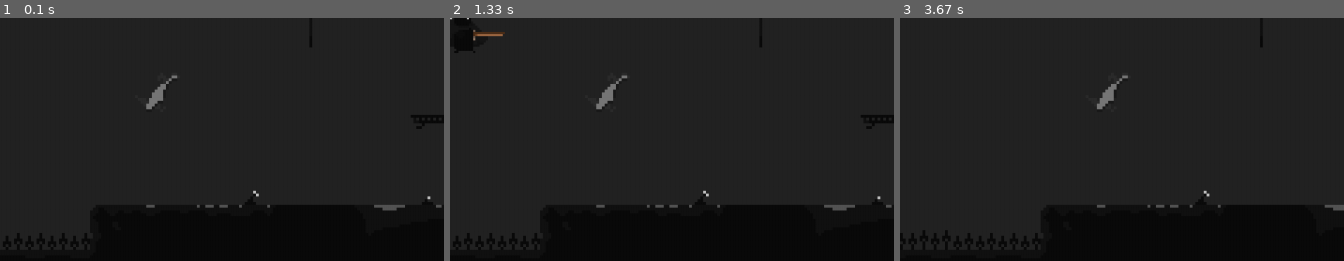
Above: before the commit, frames 1-3 (left to right).
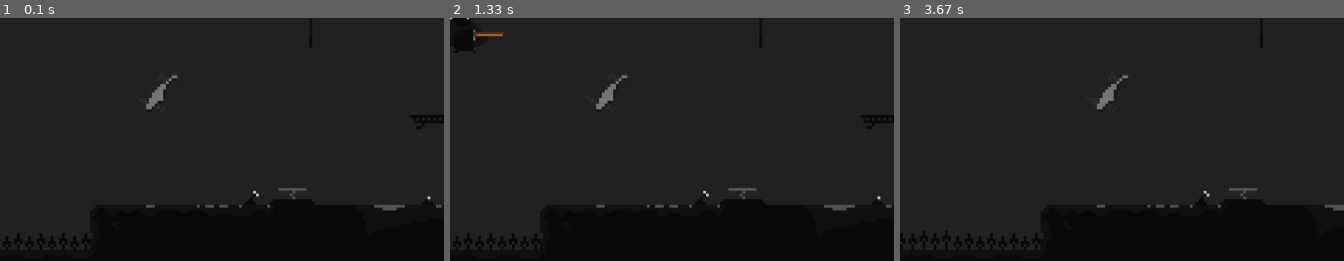
Above: after the commit, the same moments.

Repository: James-Cocker/Pygame-Platformer
Game: pygame game, started from Python_Platformer.py
Same seed, same stepped clock (60 frames per second), same inputs: the game is played once before the commit and once after it.
Inputs:
- Up to frame 1 (0.1 s): no input
- Up to frame 2 (1.33 s): hold Right 0.33-0.8 s; hold Right 0.83-1.3 s; tap Space at 0.9, 1.2 s
- Up to frame 3 (3.67 s): hold Left 1.33-1.87 s; tap Space at 1.4, 1.7, 2.8, 3.1, 3.47 s; hold Right 2.73-3.37 s; hold Left from 3.4 s (still down)
The pictures show only the part of the screen within x 44-94%, y 23-73%; the shares and areas given below are measured in that part.

The runs differ from the first frame. In frame 1, 0.1% of the frame differs, in the area x 62-70%, y 69-75%; in frame 2, 0.1%; in frame 3, 0.1%, in the area x 74-81%, y 69-75%.

Commit message:
Moved Enemies to 'Blocks_And_Objects'

Diff:
--- a/Blocks_And_Objects.py
+++ b/Blocks_And_Objects.py
@@ -1,7 +1,7 @@
 import pygame
 from Support import ImportFolder
 
-
+# The parent class for each class in this file
 class Tile(pygame.sprite.Sprite):           # Used to create a template for each tile, inherit from the parent class 'Sprite'
     def __init__(self,pos,size,TileSize,type):       # position, tile size
         super().__init__()                  # Run the initialisation routine of pygame's parent class
@@ -28,19 +28,17 @@
     def update(self,XShift):
         self.rect.x += XShift
 
-
+# Parent class for 'enemy' and the other objects such as 'respawn point'
 class AnimatedObject(Tile):
     def __init__(self,pos,size,TileSize,AnimSpeed,type,Animations,FullPath):        # position, tile size
         super().__init__(pos,size,TileSize,type)                  # Run the initialisation routine of pygame's parent class
 
         self.Animations = Animations            # Set arrays for each animation state
         self.ImportAssets(FullPath)
-        self.ID = 0                         # Where ID is the number of the respawn point
         self.Status = 'Idle'
         self.PreviousStatus = 'Idle'
         self.FrameIndex = 0
         self.AnimationSpeed = AnimSpeed
-        self.Saving = False
         self.image = self.Animations['Idle'][self.FrameIndex]                # Fill the surface with the animation frame 'idle'
         self.rect = self.image.get_rect(midbottom = self.rect.midbottom)                # Give the rectangle for the surface the same dimensions as the image
 
@@ -57,6 +55,77 @@
         self.Animate()          # Each class has unique animation routines, hence no need to define it and for it to be overriden in each instance of the class
 
 
+# --- Enemies ---
+
+# Parent Class for each enemy
+class Enemy(AnimatedObject):
+    def __init__(self, Animations, AnimationsPath, Speed, SpawnPoint, Size, TileSize):
+        AnimSpeed = 0.15
+        type = 'Damaging'
+        super().__init__(SpawnPoint, Size, TileSize, AnimSpeed, type, Animations, AnimationsPath)
+        # Enemy's Attributes
+        self.Speed = Speed
+        self.Gravity = 10
+        self.FacingRight = True
+
+
+    def Death(self):
+        self.kill()
+
+    def Animate(self):
+        # Reset frame index when switching animation statuses
+        if self.Status != self.PreviousStatus:
+            self.PreviousStatus = self.Status
+            self.FrameIndex = 0
+
+        Animation = self.Animations[self.Status]
+        self.Animation = Animation
+
+        # Loop over frame index
+        self.FrameIndex += self.AnimationSpeed
+        if self.FrameIndex >= len(Animation):
+            self.FrameIndex = 0
+
+        # Set enemy's image and rect
+        AnimFrame = Animation[int(self.FrameIndex)]
+        if self.FacingRight:
+            self.image = AnimFrame
+        else:
+            self.image = pygame.transform.flip(AnimFrame, True, False)          # We want to flip in the x axis, but not the y axis
+
+
+# First type of enemy
+class BlindingSpider(Enemy):
+    def __init__(self, SpawnPoint, TileSize):
+        Speed = 3
+        Size = (36,32)
+        Animations = {'Attack':[], 'Idle':[]}
+        AnimationsPath = 'SpriteSheets/Enemies/Blinding Spider/'
+        super().__init__(Animations, AnimationsPath, Speed, SpawnPoint, Size, TileSize)
+
+# Second type of enemy
+class FlowerEnemy(Enemy):
+    def __init__(self, SpawnPoint, TileSize):
+        Speed = 0.7
+        Size =()####################
+        Animations = {'Attack':[], 'Idle':[]}
+        AnimationsPath = 'SpriteSheets/Enemies/Flower Enemy/'
+        super().__init__(Animations, AnimationsPath, Speed, SpawnPoint, Size, TileSize)
+
+# Third type of enemy
+class WheelBot(Enemy):
+    def __init__(self, SpawnPoint, TileSize):
+        Speed = 0.7
+        Size = ()###################
+        Animations = {'Attack':[], 'Idle':[]}
+        AnimationsPath = 'SpriteSheets/Enemies/Wheel Bot/'
+        super().__init__(Animations, AnimationsPath, Speed, SpawnPoint, Size, TileSize)
+
+
+
+# --- General Animated Objects ---
+
+# Portal
 class Portal(AnimatedObject):
     def __init__(self, pos, size, TileSize, type):
         Animations = {'Idle':[], 'Warp':[]}
@@ -77,13 +146,16 @@
         self.image = Animation[int(self.FrameIndex)]
         self.rect = self.image.get_rect(midbottom = self.rect.midbottom)
 
-
+# Respawn point
 class RespawnPoint(AnimatedObject):
     def __init__(self, pos, size, TileSize, type):
         Animations = {'Idle':[], 'Saving':[], 'Startup':[]}
         Path = 'SpriteSheets/AnimatedObjects/Save/'
         AnimSpeed = 0.15
         super().__init__(pos, size, TileSize, AnimSpeed, type, Animations, Path)     # Run the initialisation routine of Animated object (and hence tile)
+        # Set attributes of respawn point
+        self.ID = 0                         # Where ID is the number of the respawn point
+        self.Saving = False
 
     def Animate(self):
         # If we have swapped to a new status, set animation speed (back) to default and frame index to 0
@@ -105,7 +177,7 @@
         self.image = Animation[int(self.FrameIndex)]
         self.rect = self.image.get_rect(midbottom = self.rect.midbottom)
 
-
+# Spring
 class Spring(AnimatedObject):
     def __init__(self, pos, size, TileSize, type):
         Animations = {'Idle':[], 'Bounce':[]}
@@ -129,7 +201,7 @@
             self.Animation = self.Animations[self.Status]
             self.image = self.Animation[self.FrameIndex]
 
-
+# Golden Gear
 class GoldenGear(AnimatedObject):
     def __init__(self, pos, size, TileSize, type):
         Animations = {'Idle':[]}
--- a/Enemies.py
+++ /dev/null
@@ -1,94 +0,0 @@
-import pygame
-from Support import ImportFolder
-
-class Enemy(pygame.sprite.Sprite):
-    def __init__(self, Animations, AnimationsPath, Speed, SpawnPoint):
-        super().__init__()
-        # Import assets
-        self.ImportAssets(Animations, AnimationsPath)
-        # Enemy's Attributes
-        self.Speed = Speed
-        self.Gravity = 10
-        # Emeny Animation attributes
-        self.FrameIndex = 0
-        self.AnimationSpeed = 0.15
-        self.FacingRight = True
-        self.Status = 'Walk'
-        self.PreviousStatus = 'Walk'
-        # Enemy's image and rect
-        self.image = self.Animations['Walk'][self.FrameIndex]                # Fill the player surface with the animation frame 'Walk'
-        self.rect = self.image.get_rect(topleft = SpawnPoint)     # Give the rectangle for the surface the same dimensions as the image
-
-    def ImportAssets(self, Animations, AnimationsPath):
-        # Loop through all animations and import it into the array
-        self.Animations = Animations
-
-        for Animation in self.Animations.keys():
-            FullPath = AnimationsPath + Animation
-            self.Animations[Animation] = ImportFolder(FullPath)
-
-    # Will reset enemies upon player death
-    def ResetLevel(self, XOffset):
-        self.rect.x -= XOffset
-
-    def Death(self):
-        self.kill()
-
-    def Animate(self):
-        # Reset frame index when switching animation statuses
-        if self.Status != self.PreviousStatus:
-            self.PreviousStatus = self.Status
-            self.FrameIndex = 0
-
-        Animation = self.Animations[self.Status]
-        self.Animation = Animation
-
-        # Loop over frame index
-        self.FrameIndex += self.AnimationSpeed
-        if self.FrameIndex >= len(Animation):
-            self.FrameIndex = 0
-
-        # Set enemy's image and rect
-        AnimFrame = Animation[int(self.FrameIndex)]
-        if self.FacingRight:
-            self.image = AnimFrame
-        else:
-            self.image = pygame.transform.flip(AnimFrame, True, False)    # We want to flip in the x axis, but not the y axis
-
-        self.rect = self.image.get_rect(midbottom = self.rect.midbottom)
-
-    def update(self, XShift):
-        # Update the enemy by moving it along with the world and animating it
-        self.rect.x += XShift
-
-        self.Animate()
-
-# First type of enemy
-class BlindingSpider(Enemy):
-    def __init__(self, SpawnPoint):
-        Speed = 3
-        Animations = {'Attack':[], 'Walk':[]}
-        AnimationsPath = 'SpriteSheets/Enemies/Blinding Spider/'
-        super().__init__(Animations, AnimationsPath, Speed, SpawnPoint)
-
-# Second type of enemy
-class FlowerEnemy(Enemy):
-    def __init__(self):
-        Speed = 0.7
-        Animations = {'Attack':[], 'Walk':[]}
-        AnimationsPath = 'SpriteSheets/Enemies/Flower Enemy/'
-        super().__init__(Animations, AnimationsPath, Speed)
-
-    def GetStatus(self):
-        ()
-
-# Third type of enemy
-class WheelBot(Enemy):
-    def __init__(self):
-        Speed = 0.7
-        Animations = {'Attack':[], 'Walk':[]}
-        AnimationsPath = 'SpriteSheets/Enemies/Wheel Bot/'
-        super().__init__(Animations, AnimationsPath, Speed)
-
-    def GetStatus(self):
-        print()
--- a/Levels.py
+++ b/Levels.py
@@ -1,7 +1,6 @@
 import pygame, time
 from Blocks_And_Objects import *
 from player import Player
-from Enemies import *
 from Menu import *
 from background import Background
 
@@ -111,7 +110,7 @@
                     self.tiles.add(tile)
                     self.AnimatedObjects.add(tile)
                 elif CurrentValue == BlindingSpiderEnemy:
-                    enemy = BlindingSpider((x,y))
+                    enemy = BlindingSpider((x,y), TileSize)
                     self.enemies.add(enemy)
                 elif CurrentValue == goldengear:
                     tile = GoldenGear((x,y), (48,48), TileSize, 'GoldenGear')
@@ -192,8 +191,12 @@
                 # Enemy x collision
                 for Enemy in self.enemies:
                     if sprite.rect.colliderect(Enemy.rect):
-                        Enemy.rect.right = sprite.rect.left
+                        if Enemy.FacingRight:
+                            Enemy.rect.right = sprite.rect.left
+                        else:
+                            Enemy.rect.left = sprite.rect.right
                         Enemy.FacingRight = not Enemy.FacingRight           # Use not operator to invert boolean
+
 
         # Resetting 'on left' and 'on right' attributes when player stops or moves in opposite direction
         if player.OnLeft and (player.rect.left < self.CurrentX or player.Direction.x >= 0):
@@ -274,7 +277,7 @@
                 if sprite.rect.colliderect(Enemy.rect):
                     if sprite.type == 'Damaging':
                         Enemy.Death()
-                    elif sprite.type ==  'Normal':
+                    elif sprite.type == 'Normal':
                         Enemy.rect.bottom = sprite.rect.top
 
 
@@ -306,11 +309,14 @@
             background.ResetLevel(self.DistanceMovedX)
             for tile in self.tiles:
                 tile.ResetLevel(self.DistanceMovedX)
-            self.DistanceMovedX = 0
 
             # Reset enemies
             for Enemy in self.enemies:
+                print("Move enemy by", self.DistanceMovedX)
                 Enemy.ResetLevel(self.DistanceMovedX)
+
+            # Reset distance moved by player (when hitting the barrier)
+            self.DistanceMovedX = 0
 
             # Reset Player if they havent hit a respawn point
             if self.RespawnReached == 0:
--- a/Levels/Level 0/Level 0.csv
+++ b/Levels/Level 0/Level 0.csv
@@ -3,8 +3,8 @@
 142,-1,-1,-1,-1,-1,-1,-1,-1,-1,-1,-1,-1,-1,-1,-1,-1,-1,-1,-1,-1,-1,-1,-1,-1,-1,-1,-1,-1,-1,142,142,-1,-1,-1,-1,-1,-1,-1,-1,142,142,142,142,-1,-1,-1,-1,-1,-1,-1,305,-1,-1,-1,-1,-1,-1,-1,-1,142,-1,-1,-1,-1,-1,-1,-1,-1,-1,-1,-1,142,142,-1,-1,-1,-1,-1,-1,-1,-1,-1,-1,-1,-1,-1,-1,-1,142
 142,-1,-1,-1,-1,-1,-1,-1,-1,-1,-1,-1,-1,-1,-1,-1,-1,-1,-1,-1,-1,-1,-1,-1,-1,-1,-1,-1,-1,-1,-1,-1,-1,-1,-1,-1,-1,-1,-1,-1,-1,-1,-1,-1,-1,-1,-1,-1,142,142,142,142,142,142,142,-1,-1,-1,-1,-1,142,-1,-1,-1,-1,-1,-1,-1,-1,-1,-1,142,142,-1,-1,-1,-1,-1,-1,-1,-1,-1,-1,-1,-1,-1,-1,-1,-1,142
 142,-1,-1,-1,-1,-1,-1,-1,-1,-1,-1,-1,-1,-1,-1,-1,-1,-1,-1,-1,-1,-1,-1,142,142,142,142,-1,-1,-1,-1,-1,-1,-1,-1,-1,-1,-1,-1,-1,-1,-1,-1,-1,-1,73,60,72,142,-1,-1,-1,-1,-1,142,-1,-1,-1,-1,-1,142,-1,-1,-1,-1,142,142,142,142,142,142,142,-1,-1,-1,-1,-1,270,270,-1,-1,-1,-1,294,295,-1,-1,-1,-1,142
-142,-1,285,-1,-1,-1,-1,-1,-1,-1,-1,-1,-1,-1,-1,-1,-1,-1,73,59,60,72,-1,142,-1,-1,142,142,142,142,142,142,142,142,270,271,271,270,270,142,142,-1,-1,290,-1,-1,-1,-1,142,-1,-1,-1,-1,-1,142,270,27 …(112 unchanged characters)…
-142,-1,-1,-1,-1,-1,281,-1,-1,-1,-1,-1,-1,-1,-1,-1,-1,-1,-1,-1,-1,-1,-1,142,-1,-1,-1,-1,-1,-1,-1,-1,-1,-1,-1,-1,-1,-1,-1,-1,142,142,142,142,142,142,142,142,142,-1,-1,-1,-1,-1,142,142,142,142,-1,142,142,142,142,142,142,-1,-1,-1,-1,-1,-1,-1,-1,-1,-1,281,-1,142,142,-1,-1,-1,-1,322,323,-1,-1,-1,-1,142
+142,-1,285,-1,-1,-1,-1,-1,-1,-1,-1,-1,-1,-1,-1,-1,-1,-1,73,59,60,72,-1,142,-1,-1,142,142,142,142,142,142,142,142,270,271,271,270,270,142,142,-1,-1,290,281,-1,-1,-1,142,-1,-1,-1,-1,-1,142,270,27 …(112 unchanged characters)…
+142,-1,-1,-1,-1,-1,281,-1,-1,-1,-1,-1,-1,-1,-1,281,-1,-1,-1,-1,-1,-1,-1,142,-1,-1,-1,-1,-1,-1,-1,-1,-1,-1,-1,-1,-1,-1,-1,-1,142,142,142,142,142,142,142,142,142,-1,-1,-1,-1,-1,142,142,142,142,-1,142,142,142,142,142,142,-1,-1,-1,-1,-1,-1,-1,-1,-1,-1,281,-1,142,142,-1,-1,-1,-1,322,323,-1,-1,-1,-1,142
 142,142,142,142,142,142,142,270,271,270,270,142,142,142,142,142,142,142,142,142,142,142,142,142,-1,-1,-1,-1,-1,-1,-1,-1 …(191 unchanged characters)…
--1,-1,-1,-1,-1,-1,-1,-1,-1,-1,-1,-1,-1,-1,-1,-1,-1,-1,-1,-1,-1,-1,-1,-1,-1,-1,-1,-1,-1,-1,-1,-1,-1,-1,-1,-1,-1,-1,-1,-1,-1,-1,-1,-1,-1,-1,-1,-1,-1,-1,-1,-1,-1,-1,-1,142,-1,-1,-1,-1,-1,-1,-1,-1,-1,-1,-1,-1,-1,-1,-1,-1,-1,142,142,-1,-1,-1,-1,-1,-1,-1,-1,-1,-1,-1,-1,-1,-1,-1
+-1,-1,-1,-1,-1,-1,-1,-1,-1,-1,-1,-1,-1,-1,-1,-1,-1,-1,-1,-1,-1,-1,-1,-1,-1,-1,-1,-1,-1,-1,-1,-1,-1,-1,-1,-1,-1,-1,-1,-1,-1,-1,-1,-1,-1,-1,-1,-1,-1,-1,-1,-1,-1,-1,-1,142,-1,-1,-1,-1,-1,-1,-1,-1,-1,-1,-1,-1,-1,-1,-1,-1,281,142,142,-1,-1,-1,-1,-1,-1,-1,-1,-1,-1,-1,-1,-1,-1,-1
 -1,-1,-1,-1,-1,-1,-1,-1,-1,-1,-1,-1,-1,-1,-1,-1,-1,-1,-1,-1,-1,-1,-1,-1,-1,-1,-1,-1,-1,-1,-1,-1,-1,-1,-1,-1,-1,-1,-1,-1,-1,-1,-1,-1,-1,-1,-1,-1,-1,-1,-1,-1,-1,-1,-1,142,142,142,142,142,142,142,142,142,142,142,271,271,271,271,142,142,142,142,-1,-1,-1,-1,-1,-1,-1,-1,-1,-1,-1,-1,-1,-1,-1,-1
Renamed: SpriteSheets/Enemies/Blinding Spider/Walk/1.png -> SpriteSheets/Enemies/B.S Walk backup/1.png
Renamed: SpriteSheets/Enemies/Blinding Spider/Walk/2.png -> SpriteSheets/Enemies/B.S Walk backup/2.png
Renamed: SpriteSheets/Enemies/Blinding Spider/Walk/3.png -> SpriteSheets/Enemies/B.S Walk backup/3.png
Renamed: SpriteSheets/Enemies/Blinding Spider/Walk/4.png -> SpriteSheets/Enemies/B.S Walk backup/4.png
Renamed: SpriteSheets/Enemies/Blinding Spider/Walk/5.png -> SpriteSheets/Enemies/B.S Walk backup/5.png
Renamed: SpriteSheets/Enemies/Blinding Spider/Walk/6.png -> SpriteSheets/Enemies/B.S Walk backup/6.png
Binary file added: SpriteSheets/Enemies/Blinding Spider/Idle/1.png
Binary file added: SpriteSheets/Enemies/Blinding Spider/Idle/2.png
Binary file added: SpriteSheets/Enemies/Blinding Spider/Idle/3.png
Binary file added: SpriteSheets/Enemies/Blinding Spider/Idle/4.png
Binary file added: SpriteSheets/Enemies/Blinding Spider/Idle/5.png
Binary file added: SpriteSheets/Enemies/Blinding Spider/Idle/6.png
(and 1 more such lines)
